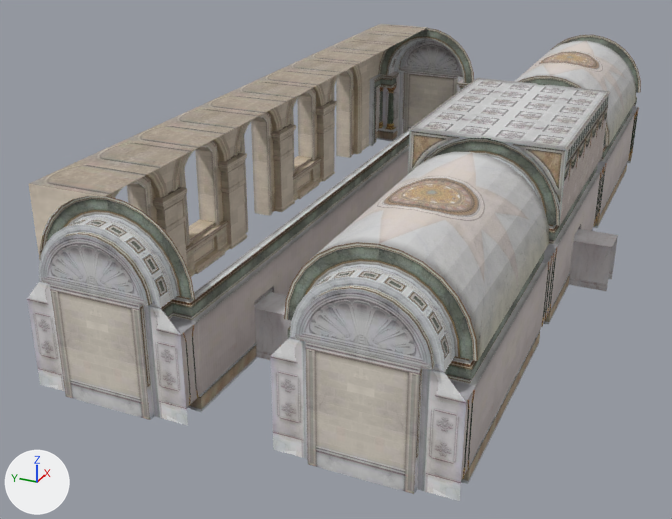
The OBJ model assets/3D/mobile/models/Hallway.obj as it was, and as the next commit left it.
Before and after are seen from a camera (50 mm lens) standing at (-50.5, 11.9, 23.7) and looking at (-3.3, 33.2, 0.1). Arrows for +X, +Y and +Z are at lower left; the lights stay in place. Where no turn or scale is listed for an object, it has been applied to the vertices.

In view in the first picture: 'Box021', 'Box023', 'Box024', 'Gang_Cap_Bogen007', 'Gang_Cap_Bogen008', 'Gang_Dach_Ecke004', 'Gang_Endstck083', 'Gang_Endstck084', 'Gang_Wand_Standart088', 'Object051', 'Object052', 'WindowWalk_Endstck004'.
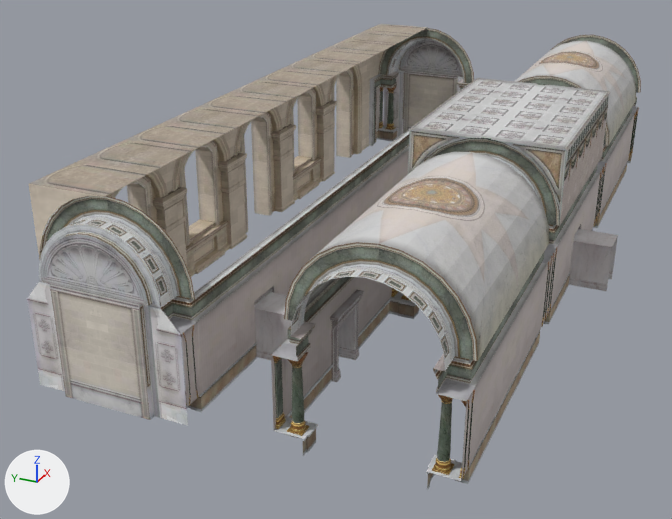
The change, as a list of edits to the scene's bpy script:
```text
Change me_gang_endstck083:
    used by ob_gang_endstck083; location = (0.0, 0.0, 0.0)
    remove me_gang_endstck083.from_pydata(...)  # 206 vertices, 295 faces; spans x -21.8..-20.39, y 19.53..27.73, z 0.0..9.74
    add me_gang_endstck083.from_pydata(...)  # 202 vertices, 293 faces; spans x -21.75..-20.39, y 19.53..27.73, z 0.0..9.74
    me_gang_endstck083 part 1
    6 vertices are removed from x -21.8, y 20.42..27.73, z 0.9..5.64
    11 faces are deleted
    32 vertices in x -21.8, y 19.53..27.73, z 0.0..8.84 move by (0.06, 0.0, 0.0)
    3 vertices in x -21.8, y 19.53..26.53, z 4.57 move by (0.06, 0.0, -0.01)
    4 vertices move from x -21.8, y 20.09..27.16, z 0.9..8.52 to x -21.74, y 20.51..27.73, z 0.9..8.52
    2 vertices are added at (-21.75, 20.43, 5.64), (-21.74, 26.83, 5.64)
    9 new faces join them
    me_gang_endstck083 part 2: 6 kept faces spanning x -21.74..-20.6, y 19.53..27.73, z 0.9 get new texture (UV) coordinates
Remove ob_gang_cap_bogen007:
    ob_gang_cap_bogen007 = bpy.data.objects.new('Gang_Cap_Bogen007', me_gang_cap_bogen007)
    ob_gang_cap_bogen007.location = (0.0, 0.0, 0.0)
```

What differs and where, as boxes (x1, y1, x2, y2) in the pictures (672 x 519 px; the box of a moved part takes in the faces that stretch with it):
'Gang_Cap_Bogen007', deleted
    before: (270, 277, 466, 501)
'Gang_Endstck083', reshaped (7% wider)
    before: (284, 242, 478, 484)
    after: (271, 242, 478, 490)
part 1 of me_gang_endstck083, moved or reshaped
    before: (309, 274, 475, 481)
    after: (271, 274, 475, 490)
part 2 of me_gang_endstck083, surface changed
    after: (274, 417, 462, 481)
'Box018', unchanged, uncovered by the edit
    after: (283, 276, 390, 418)
'Door017', unchanged, uncovered by the edit
    after: (330, 290, 364, 382)
